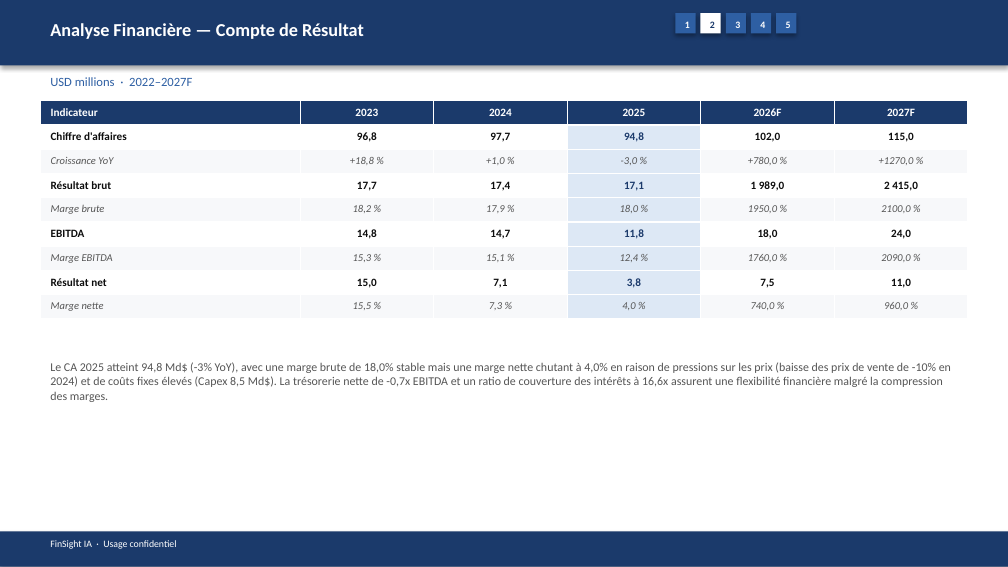
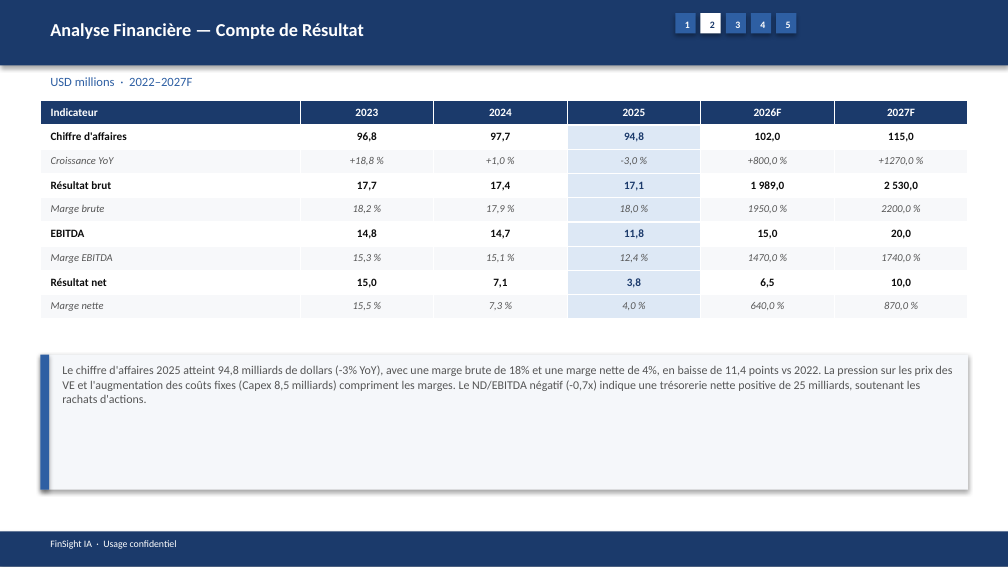
Before and after one commit to baptistejeh07-art/finsight-ia, a slide deck: slide 8 of preview/TSLA/TSLA_pitchbook.pptx. Drawn at 1008x567 pixels with LibreOffice and Linux fonts; fonts in the diff are those of the drawing. Boxes give left, top, right and bottom in pixels: in the first picture for what was removed or moved away, otherwise in the second. Text is boxed around its words. In the diff, an @@ line names an element or a change of style, - is before the commit and + after.

```diff
--- a/preview/TSLA/TSLA_pitchbook.pptx
+++ b/preview/TSLA/TSLA_pitchbook.pptx
@@ table at box(40, 101, 966, 320) @@
-row 3, column 5: +780,0 %
+row 3, column 5: +800,0 %
-row 4, column 6: 2 415,0
+row 4, column 6: 2 530,0
-row 5, column 6: 2100,0 %
+row 5, column 6: 2200,0 %
-row 6, column 5: 18,0
+row 6, column 5: 15,0
-row 6, column 6: 24,0
+row 6, column 6: 20,0
-row 7, column 5: 1760,0 %
+row 7, column 5: 1470,0 %
-row 7, column 6: 2090,0 %
+row 7, column 6: 1740,0 %
-row 8, column 5: 7,5
+row 8, column 5: 6,5
-row 8, column 6: 11,0
+row 8, column 6: 10,0
-row 9, column 5: 740,0 %
+row 9, column 5: 640,0 %
-row 9, column 6: 960,0 %
+row 9, column 6: 870,0 %
@@ rectangle added at box(40, 355, 968, 490), fill #F5F7FA @@
@@ rectangle added at box(40, 355, 49, 490), fill #2E5FA3 @@
@@ text at box(62, 365, 953, 403): text changed @@
-Le CA 2025 atteint 94,8 Md$ (-3% YoY), avec une marge brute de 18,0% stable mais une marge nette chutant à 4,0% en raison de pressions sur les prix (baisse des prix de vente de -10% en 2024) et de coûts fixes élevés (Capex 8,5 Md$). La trésorerie nette de -0,7x EBITDA et un ratio de couverture des intérêts à 16,6x assurent une flexibilité financière malgré la compression des marges.
+Le chiffre d'affaires 2025 atteint 94,8 milliards de dollars (-3% YoY), avec une marge brute de 18% et une marge nette de 4%, en baisse de 11,4 points vs 2022. La pression sur les prix des VE et l'augmentation des coûts fixes (Capex 8,5 milliards) compriment les marges. Le ND/EBITDA négatif (-0,7x) indique une trésorerie nette positive de 25 milliards, soutenant les rachats d'actions.
```
Also in this commit, not shown: 17 other slides changed, 4 other files.
